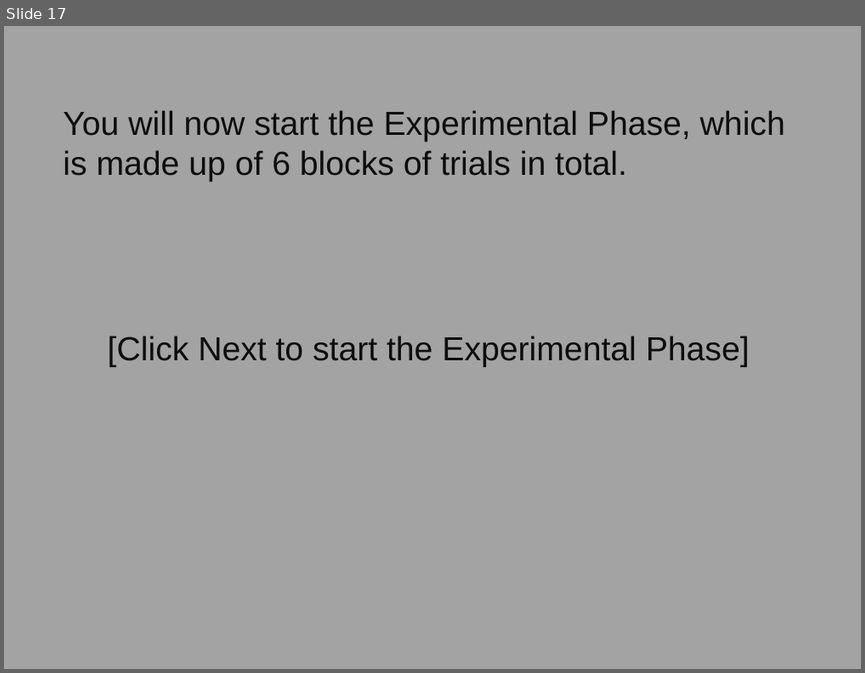
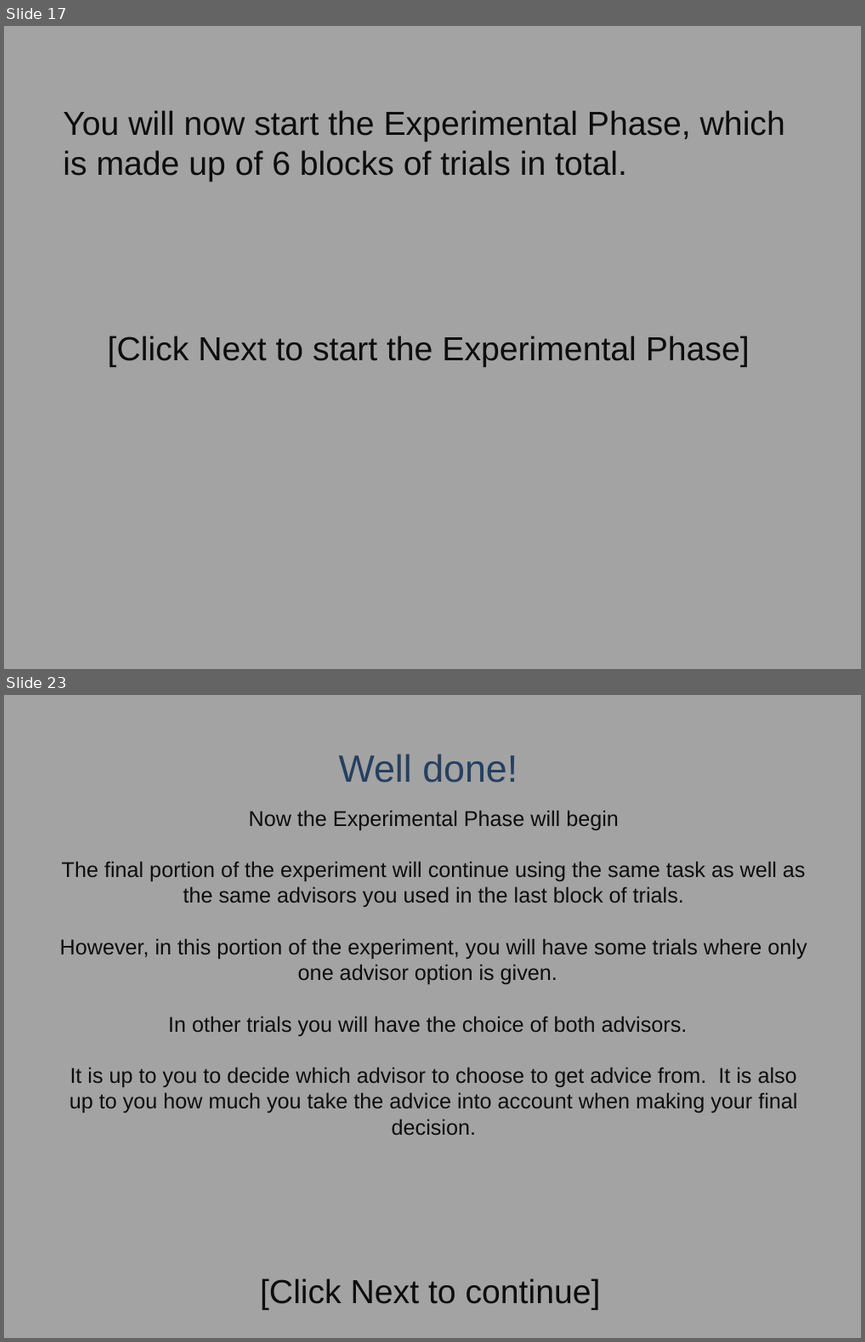
Before and after one commit to raj925/raj925.github.io, a slide deck: AdvisorChoice/instructions/Experiment 1a Instructions.pptx. Shown one above the other, each under a label of ours: slide 17 before the commit, slides 17 and 23 after it; the slides between them are not shown. The pictures are 865x673 and 865x1342 pixels, drawn with LibreOffice and Linux fonts; fonts in the diff are those of the drawing. Boxes give left, top, right and bottom in pixels: in the first picture for what was removed or moved away, otherwise in the second. Text is boxed around its words. In the diff, an @@ line names an element or a change of style, - is before the commit and + after.

Commit message:
Age Check, Instructions and Index Changes
- Chnaged age check to remove the upper age limit.
- Instructions updated to accomodate block 4 trials (and removed some errors)
- Index Html changed for presentation purposes.
- Added a thank you page at the end of the study.

```diff
--- a/AdvisorChoice/instructions/Experiment 1a Instructions.pptx
+++ b/AdvisorChoice/instructions/Experiment 1a Instructions.pptx
@@ slide 23 added at (4, 695, 861, 1338), background #A3A3A3 @@
@@ text added at (339, 754, 517, 783), 32 pt, text #254061 @@
+Well done!
@@ text added at (60, 811, 806, 1134), 18 pt, text #0D0D0D @@
+Now the Experimental Phase will begin
+The final portion of the experiment will continue using the same task as well as the same advisors you used in the last block of trials.
+However, in this portion of the experiment, you will have some trials where only one advisor option is given.
+In other trials you will have the choice of both advisors.
+It is up to you to decide which advisor to choose to get advice from. It is also up to you how much you take the advice into account when making your final decision.
@@ text added at (260, 1278, 601, 1310), 28 pt, text #0D0D0D @@
+[Click Next to continue]
```
Also in this commit, not shown: 2 slides changed, 5 other slides added, 36 other files.
